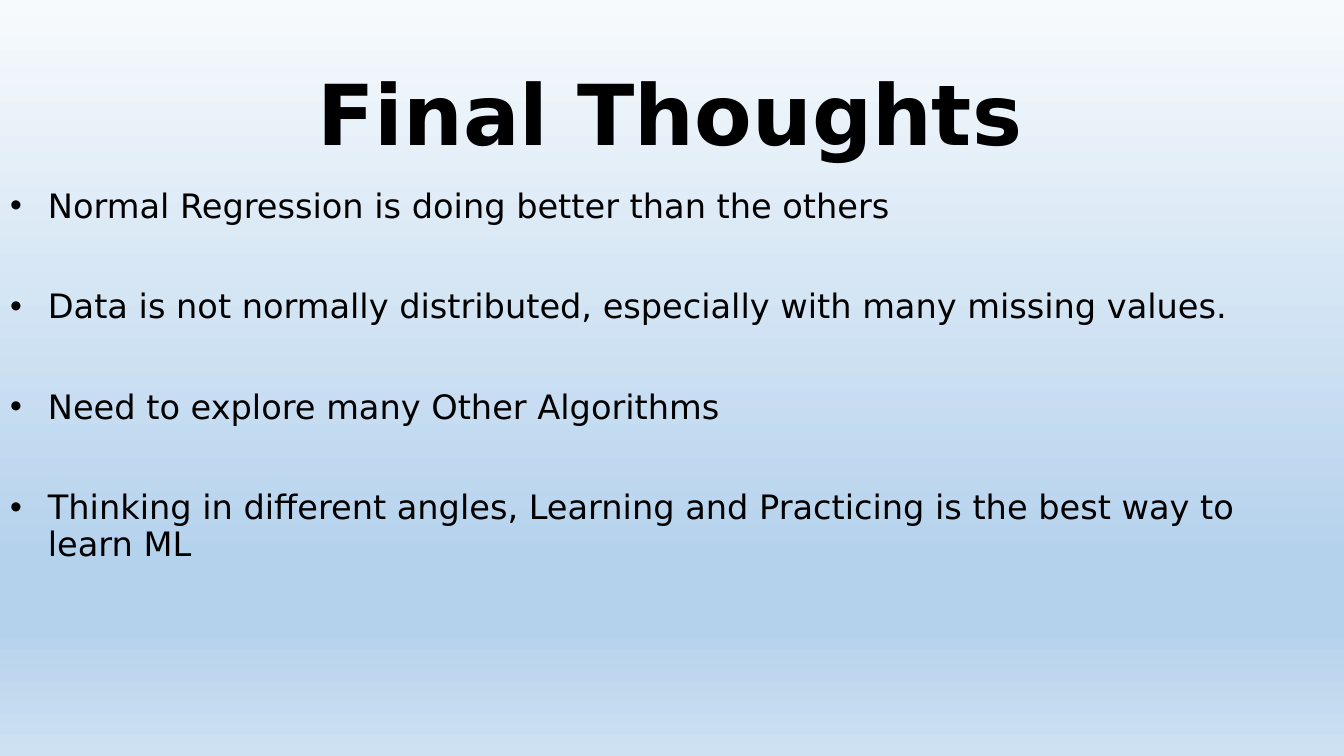
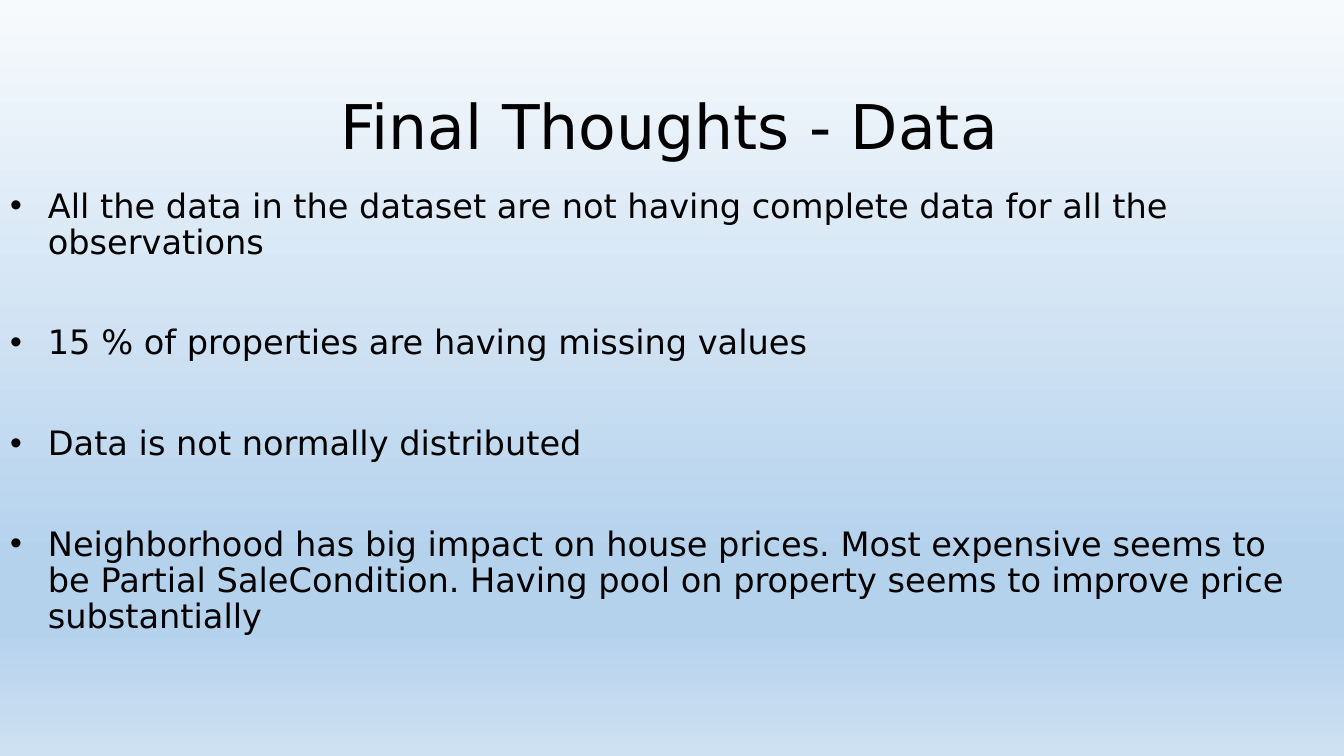
Before and after one commit to vibaskaran/SpringBoard, a slide deck: slide 23 of Capstone-01/Predict House Sales Prices Presentation.pptx (slide 30 before the commit). Drawn at 1344x756 pixels with LibreOffice and Linux fonts; fonts in the diff are those of the drawing. Boxes give left, top, right and bottom in pixels: in the first picture for what was removed or moved away, otherwise in the second. Text is boxed around its words. In the diff, an @@ line names an element or a change of style, - is before the commit and + after.

```diff
--- a/Capstone-01/Predict House Sales Prices Presentation.pptx
+++ b/Capstone-01/Predict House Sales Prices Presentation.pptx
@@ title at bbox=[341, 102, 998, 162]: text changed; size 60 to 44 pt; bold off @@
-Final Thoughts
+Final Thoughts - Data
@@ subtitle at bbox=[48, 192, 1284, 635]: text changed @@
-• Normal Regression is doing better than the others
-• Data is not normally distributed, especially with many missing values.
-• Need to explore many Other Algorithms
-• Thinking in different angles, Learning and Practicing is the best way to learn ML
+• All the data in the dataset are not having complete data for all the observations
+• 15 % of properties are having missing values
+• Data is not normally distributed
+• Neighborhood has big impact on house prices. Most expensive seems to be Partial SaleCondition. Having pool on property seems to improve price substantially
```
Also in this commit, not shown: 3 other slides changed, 5 slides added, 10 slides removed.
